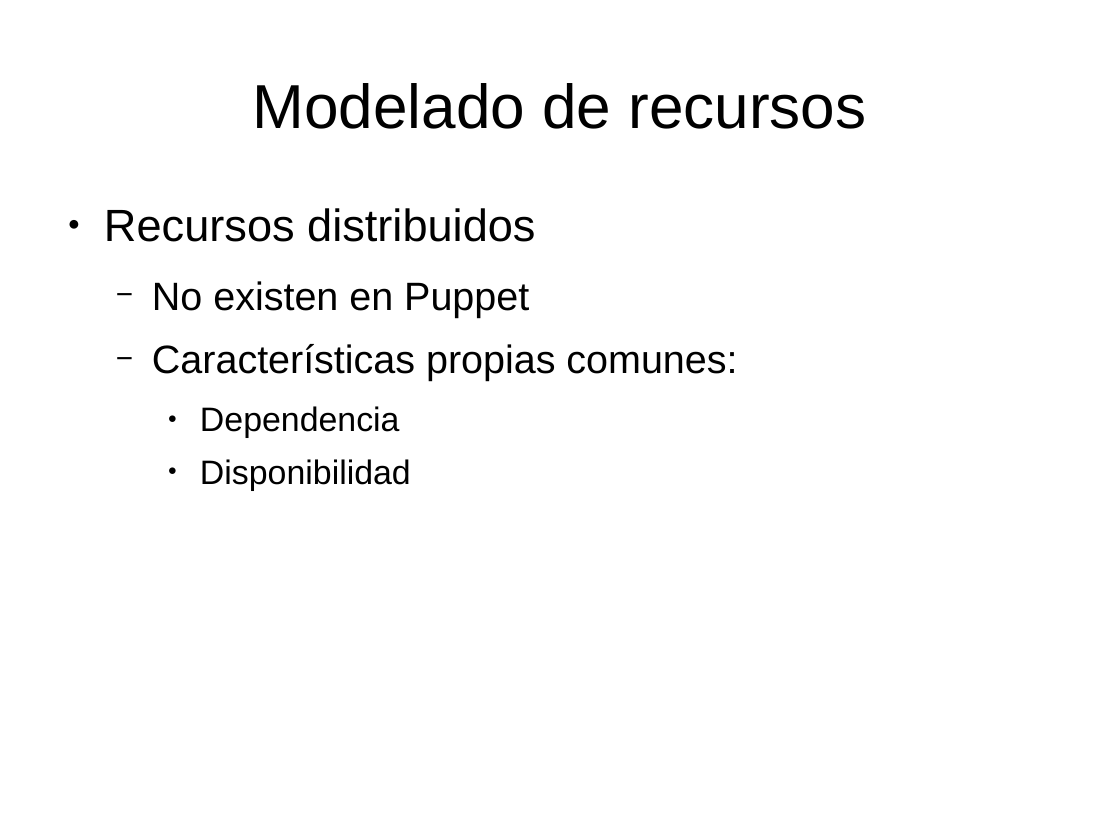
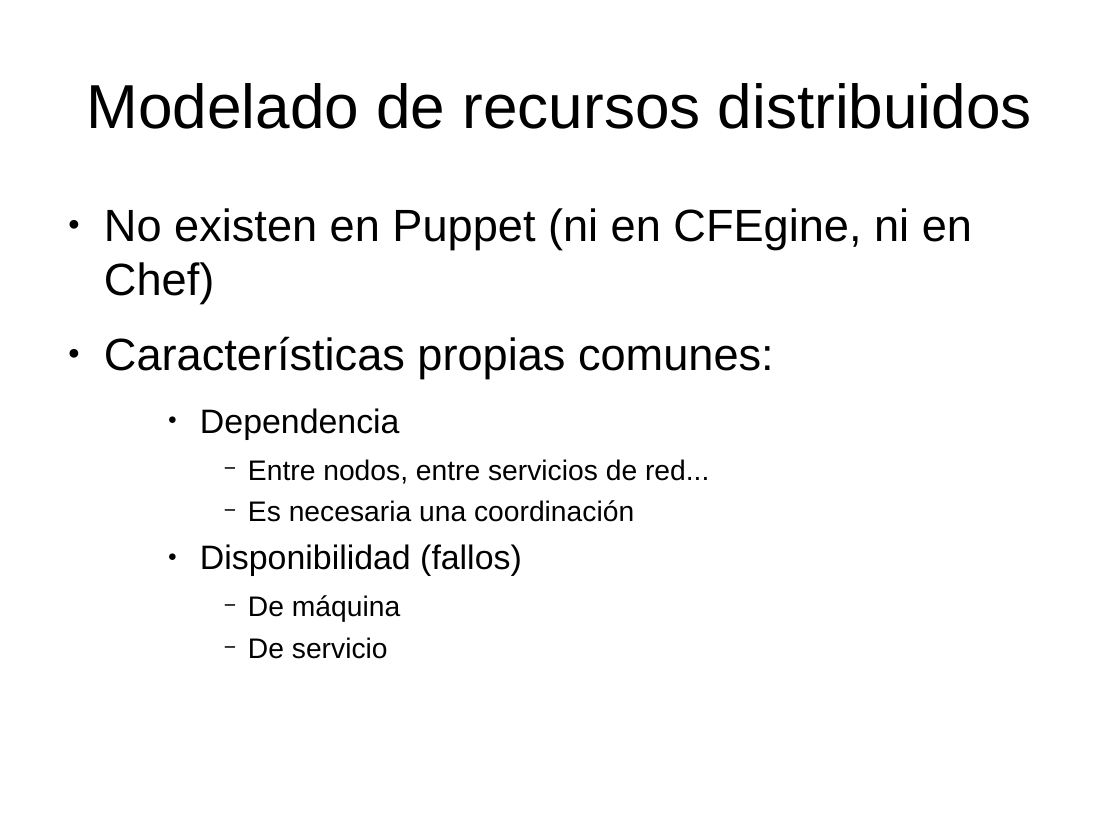
Before and after one commit to dcere/pfc, a slide deck: slide 8 of adm/presentacion/presentacion.odp (slide 10 before the commit). Drawn at 1120x840 pixels with LibreOffice and Linux fonts; fonts in the diff are those of the drawing. Boxes give left, top, right and bottom in pixels: in the first picture for what was removed or moved away, otherwise in the second. Text is boxed around its words. In the diff, an @@ line names an element or a change of style, - is before the commit and + after.

```diff
--- a/adm/presentacion/presentacion.odp
+++ b/adm/presentacion/presentacion.odp
@@ title at (87,83,1032,129): text changed @@
-Modelado de recursos
+Modelado de recursos distribuidos
@@ text at (104,208,972,304): text changed @@
-● Recursos distribuidos
-  − No existen en Puppet
+● No existen en Puppet (ni en CFEgine, ni en Chef)
@@ text at (104,336,774,378): size 28 to 32 pt in "Características propias comunes:"; bullet − to ●; list level 2 to 1 in "Características propias comunes:" @@
@@ text at (200,459,709,659): text changed; size 24 to 20 pt @@
-    ● Disponibilidad
+      − Entre nodos, entre servicios de red...
+      − Es necesaria una coordinación
+    ● Disponibilidad (fallos)
+      − De máquina
+      − De servicio
```
Also in this commit, not shown: 7 other slides changed, 7 slides added, 5 slides removed, 1 other file.
